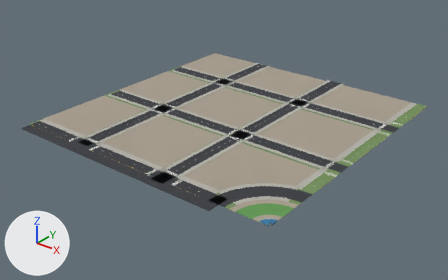
One commit to the FBX model Assets/Party/Art/City/Ground25/Ground_3_4.fbx: the scene before it, then after it.
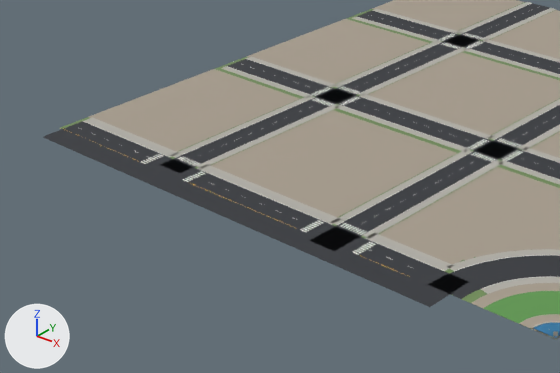
The first picture shows the older version from a 50 mm camera at (307.0, -399.0, 219.0) aimed at (1.0, -17.0, -18.0). The close-ups show the older and then the newer version on the part from 0% to 61% of the width and 22% to 87% of the height of that picture. Only the edits that show in the close-ups are written down. The axes (+X, +Y, +Z) are drawn at lower left. The lights are the same throughout. Vertices at exactly the same position are counted once.

The scene before the commit, as lines of its bpy script (objects in view):
```python
me_ground_3_4 = bpy.data.meshes.new('Ground_3_4')
me_ground_3_4.from_pydata(...)  # 4166 vertices, 2146 faces; spans x -126.0..125.0, y -135.0..128.0, z 0.0..3.0
me_ground_3_4.materials.append(mat_city25_cesped)  # green #738f59
me_ground_3_4.materials.append(mat_city25_asfalto)  # dark grey #36383d
me_ground_3_4.materials.append(mat_city25_acera)  # grey #b3b0a8
me_ground_3_4.materials.append(mat_city25_bordillo)  # light grey #d6d4cc
me_ground_3_4.materials.append(mat_city25_lineablanca)  # white #f0f0e8
me_ground_3_4.materials.append(mat_city25_lineaamarilla)  # yellow #f5c238
me_ground_3_4.materials.append(mat_city25_pavimento)  # grey #a89e8f
me_ground_3_4.materials.append(mat_city25_parque)  # green #619952
me_ground_3_4.materials.append(mat_city25_agua)  # blue #3378a3
me_ground_3_4.materials.append(mat_city25_piedra)  # grey #bdb8ad
ob_ground_3_4 = bpy.data.objects.new('Ground_3_4', me_ground_3_4)
ob_ground_3_4.location = (0.0, 0.0, 0.0)
```
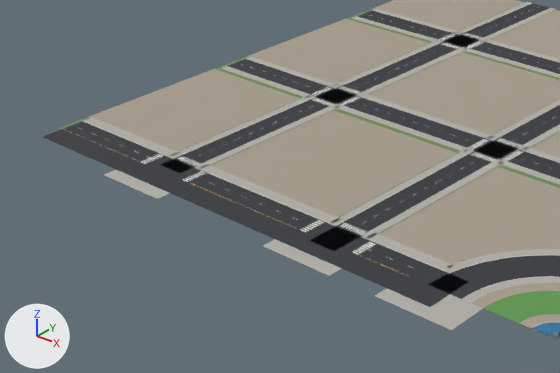
Patch to the scene script:
```diff
--- a/Assets/Party/Art/City/Ground25/Ground_3_4.fbx.py
+++ b/Assets/Party/Art/City/Ground25/Ground_3_4.fbx.py
@@ me_ground_3_4 @@
 # used by ob_ground_3_4; location = (0.0, 0.0, 0.0)
 # verts and faces of me_ground_3_4; kept vertices keep their numbers, new ones are numbered from 4166
-me_ground_3_4.from_pydata(...)  # 4166 vertices, 2146 faces; spans x -126.0..125.0, y -135.0..128.0, z 0.0..3.0
+me_ground_3_4.from_pydata(...)  # 4194 vertices, 2153 faces; spans x -126.0..125.0, y -141.0..128.0, z 0.0..3.0
+# me_ground_3_4 part 1
+# 4 faces are deleted
+# 6 vertices are added at (65.0, -141.0, 0.0), (65.0, -109.0, 0.0), (-75.0, -141.0, 0.0), (-75.0, -109.0, 0.0), (13.0, -141.0, 0.0), (13.0, -109.0, 0.0)
+# 6 new vertices lie (32.0, 0.0, 0.0) away from vertices in x -75.0..65.0, y -141.0..-109.0, z 0.0
+# 3 new faces join them, mat_city25_acera (grey #b3b0a8)
+# 3 new faces join them, mat_city25_piedra (grey #bdb8ad)
+# 1 new face joins them, mat_city25_agua (blue #3378a3)
+# me_ground_3_4 part 2
+verts[4166] = (-70.0, -40.0, 0.0)  # pixel (301, 97)
+verts[4167] = (-70.0, -18.0, 0.0)  # pixel (335, 83)
+verts[4168] = (-70.0, 48.0, 0.0)  # pixel (430, 42)
+verts[4169] = (-70.0, 70.0, 0.0)  # pixel (458, 30)
+verts[4170] = (18.0, -40.0, 0.0)  # pixel (458, 151)
+verts[4171] = (18.0, -18.0, 0.0)  # pixel (490, 134)
+verts[4172] = (18.0, 48.0, 0.0)
+verts[4173] = (18.0, 70.0, 0.0)
+for new, old in zip([*range(4174, 4182)], [*range(4166, 4174)]): verts[new] = verts[old] + (22.0, 0.0, 0.0)
+faces += [(4166, 4174, 4175, 4167), (4168, 4176, 4177, 4169), (4170, 4178, 4179, 4171), (4172, 4180, 4181, 4173)]  # mat_city25_acera (grey #b3b0a8)
 me_ground_3_4.materials.append(mat_city25_cesped)
```

Pixel boxes (x1, y1, x2, y2) of what changed, in the close-ups (560 x 373 px):
part 1 of me_ground_3_4, built on
    before: (532, 325, 553, 337)
    after: (104, 151, 553, 337)
part 2 of me_ground_3_4, added
    after: (302, 33, 531, 166)
